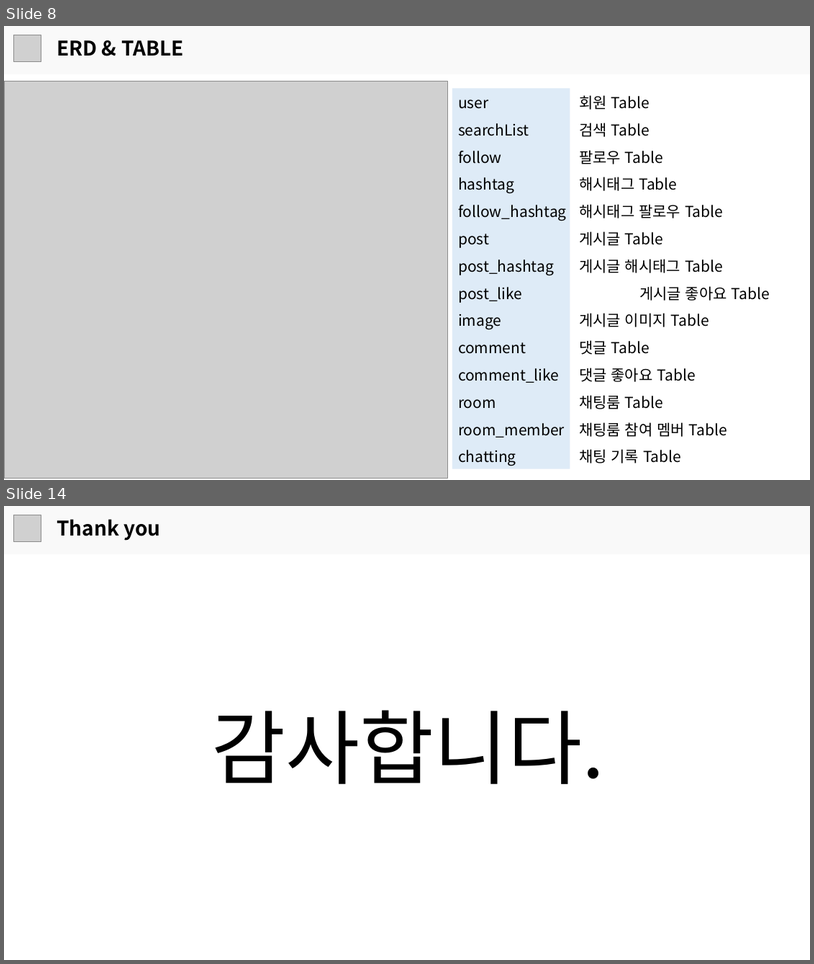
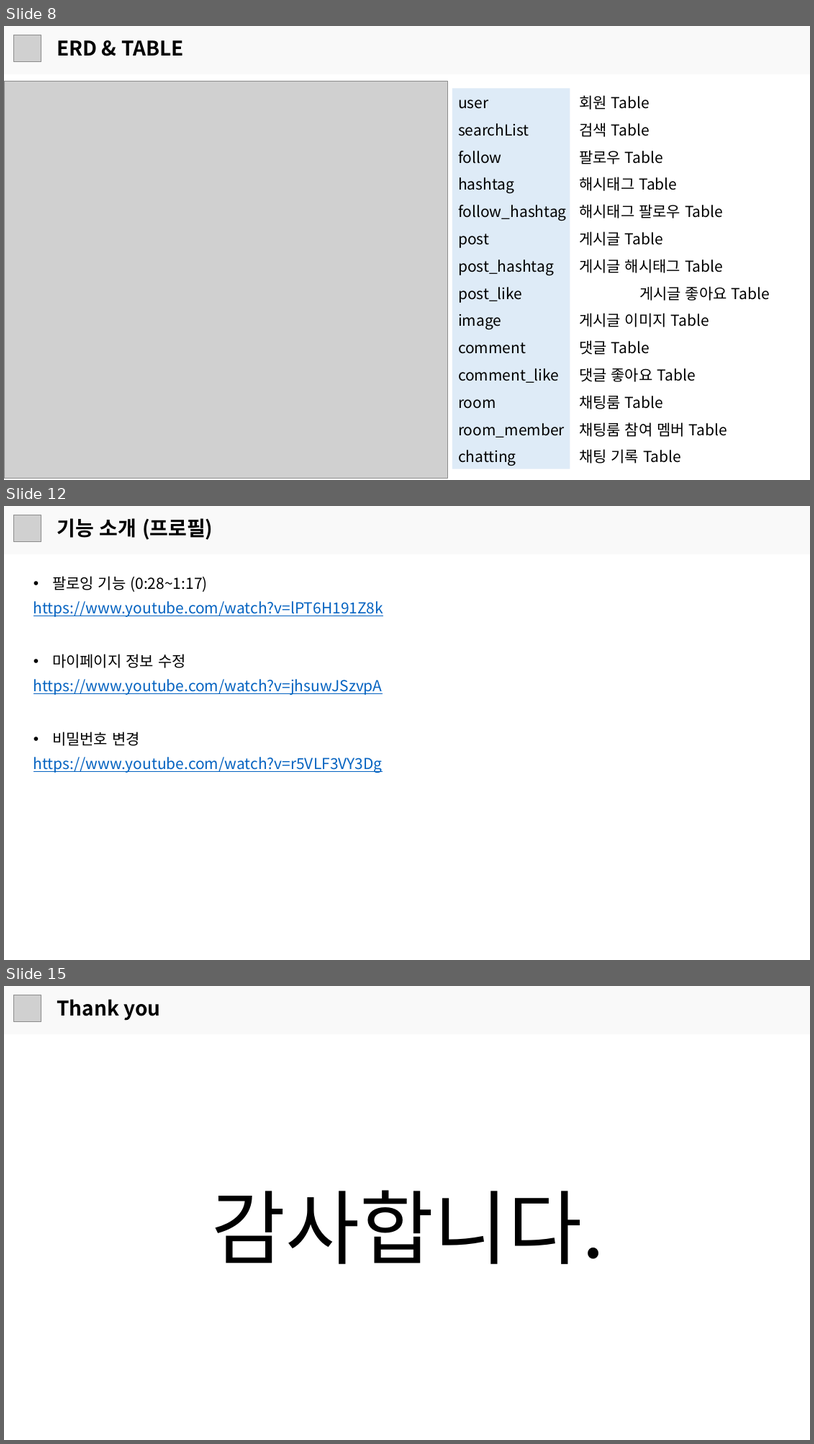
Before and after one commit to JGwanghou/Photostagram_, a slide deck: 프로젝트 발표 보고서.pptx. Shown one above the other, each under a label of ours: slides 8 and 14 before the commit, slides 8, 12 and 15 after it; the slides between them are not shown. The pictures are 814x964 and 814x1444 pixels, drawn with LibreOffice and Linux fonts; fonts in the diff are those of the drawing; grey boxes stand for pictures. Boxes give left, top, right and bottom in pixels: in the first picture for what was removed or moved away, otherwise in the second. Text is boxed around its words. In the diff, an @@ line names an element or a change of style, - is before the commit and + after.

```diff
--- a/프로젝트 발표 보고서.pptx
+++ b/프로젝트 발표 보고서.pptx
@@ slide 12 added at box(4, 506, 810, 960), background #FFFFFF @@
@@ rectangle added at box(4, 506, 810, 554), fill #F9F9F9 @@
@@ picture added at box(13, 515, 41, 542) @@
@@ text added at box(57, 518, 213, 540), 24 pt, text #000000, bold @@
+기능 소개 (프로필)
@@ text added at box(52, 576, 207, 592), 18 pt, text #000000 @@
+• 팔로잉 기능 (0:28~1:17)
@@ text added at box(34, 601, 383, 617), 18 pt, text #0563C1, underline @@
+https://www.youtube.com/watch?v=lPT6H191Z8k
@@ text added at box(52, 654, 186, 668), 18 pt, text #000000 @@
+• 마이페이지 정보 수정
@@ text added at box(34, 679, 383, 695), 18 pt, text #0563C1, underline @@
+https://www.youtube.com/watch?v=jhsuwJSzvpA
@@ text added at box(52, 731, 140, 746), 18 pt, text #000000 @@
+• 비밀번호 변경
@@ text added at box(34, 757, 383, 772), 18 pt, text #0563C1, underline @@
+https://www.youtube.com/watch?v=r5VLF3VY3Dg
@@ what was slide 14 is now slide 15 @@
```
Also in this commit, not shown: 6 slides changed, 3 other slides added, 3 slides removed, 8 other files.
